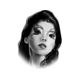
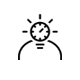
The second w=80, h=80 image is a revision of the first. Changes to its layers:
added layer "Fast learner" in group "Blessings" over [18, 14, 62, 60]
renamed "Calque 3" to "calishka", hid it over [17, 10, 62, 69]
